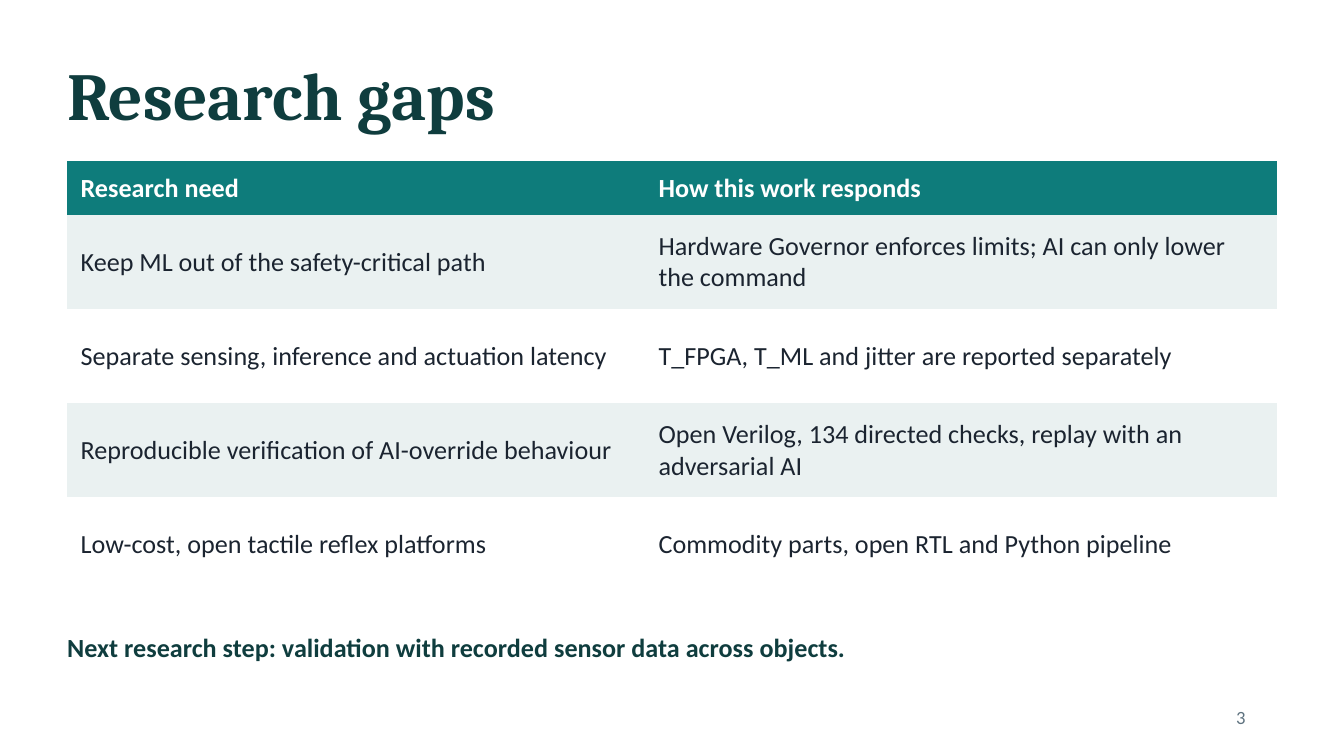
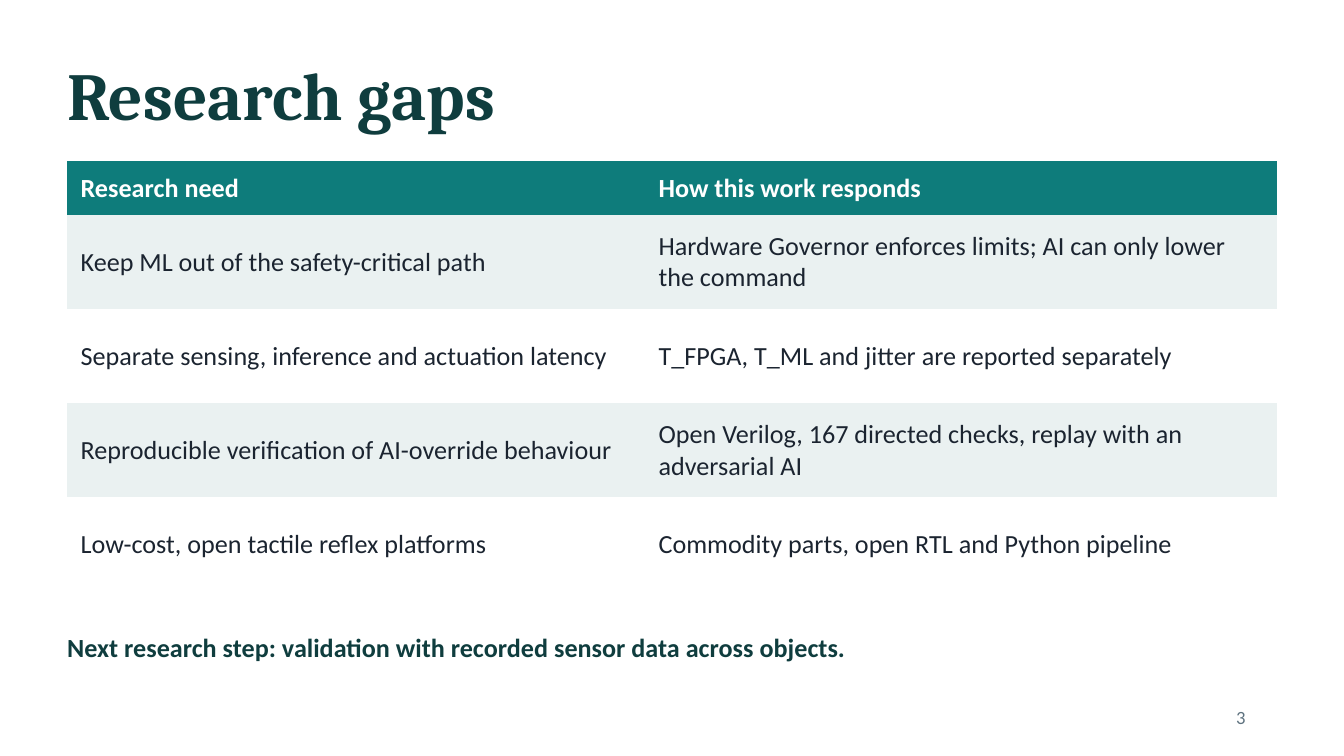
Before and after one commit to sanjiv283/tactile-reflex-system, a slide deck: slide 3 of docs/tactile_reflex_system.pptx. Drawn at 1344x756 pixels with LibreOffice and Linux fonts; fonts in the diff are those of the drawing. Boxes give left, top, right and bottom in pixels: in the first picture for what was removed or moved away, otherwise in the second. Text is boxed around its words. In the diff, an @@ line names an element or a change of style, - is before the commit and + after.

```diff
--- a/docs/tactile_reflex_system.pptx
+++ b/docs/tactile_reflex_system.pptx
@@ table at bbox=[67, 161, 1277, 562] @@
-row 4, column 2: Open Verilog, 134 directed checks, replay with an adversarial AI
+row 4, column 2: Open Verilog, 167 directed checks, replay with an adversarial AI
```
Also in this commit, not shown: 11 other slides changed, 49 other files.
